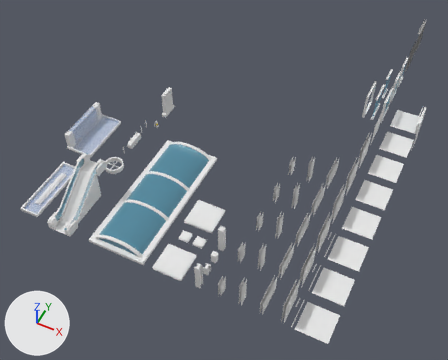
Before and after pictures for a commit that changed the Blender file Assets/VXR1161/Models/DealStealer-ModelKit.blend.
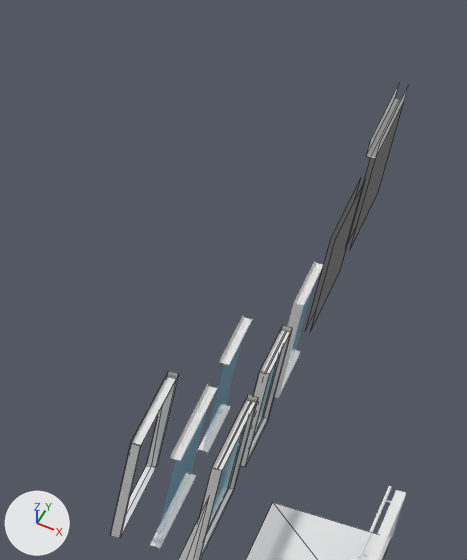
The first picture shows the older version from a camera (50 mm lens) standing at (3.1, -25.6, 47.6) and looking at (-17.6, 15.8, -4.1). The close-ups show the older and then the newer version on the part from 75% to 98% of the width and 0% to 34% of the height of that picture. Only the edits that show in the close-ups are written down. Every picture has the same lights, and +X, +Y and +Z are marked at lower left. The close-ups show mesh edges as thin lines.

In view in the first close-up: 'Concrete Wall', 'Door Frame', 'Floor Tile B.001', 'Garage Door', 'Glass Banister', 'Security Gate', 'Security Gate.Block', 'Window Wall', 'Window Wall.Bridge', 'Window Wall.Small', 'Window Wall.Small.Bridge', 'Window Wall.Small.Section'.
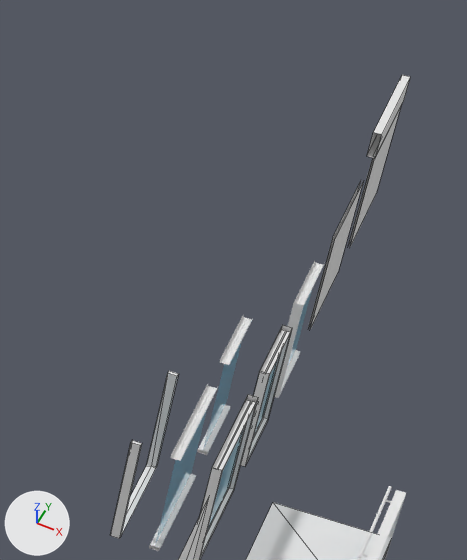
Where the newer file only moved an object's origin or applied its transform, the numbers keep the older frame.

Boxes (x1, y1, x2, y2) around the edits, measured in the close-ups (467 x 560 px; the box of a moved part takes in the faces that stretch with it):
'Garage Door', reshaped, rescaled (8% narrower): before (306, 179, 366, 332); after (308, 181, 363, 328)
'Security Gate', reshaped, rescaled (7% narrower): before (347, 102, 404, 247); after (348, 107, 401, 247)
'Security Gate.Block', reshaped (11% taller): before (367, 84, 408, 159); after (367, 75, 410, 158)
part 1 of me_cube_060, moved or reshaped: (120, 371, 178, 537) in both
part 2 of me_cube_052, rebuilt (not visible before): after (311, 183, 363, 327)
part 3 of me_cube_052, deleted: before (306, 179, 361, 329)
part 4 of me_cube_052, deleted: before (310, 179, 366, 332)
part 5 of me_cube_052, added: after (308, 181, 361, 328)
part 6 of me_cube_061, rebuilt (not visible before): after (350, 107, 401, 247)
part 7 of me_cube_061, deleted: before (347, 157, 375, 245)
part 8 of me_cube_061, deleted: before (351, 102, 404, 247)
part 9 of me_cube_061, added: after (348, 158, 375, 246)

The change, as a list of edits to the scene's bpy script:
```text
Change me_cube_060:
    used by ob_door_frame; location = (-6.0, 28.0, 0.0); scale = (0.125, 1.5, 1.5)
    verts and faces of me_cube_060; kept vertices keep their numbers, new ones are numbered from 18
    remove me_cube_060.from_pydata(...)  # 18 vertices, 15 faces; spans x -2.0..0.0, y 0.0..2.0, z 0.0..2.0
    add me_cube_060.from_pydata(...)  # 18 vertices, 14 faces; spans x -2.0..0.0, y 0.0..2.0, z 0.0..2.0
    me_cube_060 part 1
    add delete_faces([(1, 10, 11, 3), (5, 7, 12, 15), (1, 3, 7, 5)])
    add for i in [1, 3, 5, 7]: verts[i] += (0.0, 0.0, 0.06)
    add faces += [(1, 10, 15, 5), (3, 7, 12, 11)]
Change me_cube_052:
    used by ob_garage_door; location = (-4.0, 38.0, 0.0); scale = (0.0625, 1.5, 1.5)
    verts and faces of me_cube_052; kept vertices keep their numbers, new ones are numbered from 16
    remove me_cube_052.from_pydata(...)  # 16 vertices, 4 faces; spans x -2.0..0.0, y 0.0..2.0, z 0.0..2.0
    add me_cube_052.from_pydata(...)  # 8 vertices, 2 faces; spans x -0.09..-0.03, y 0.1..2.9, z 0.0..3.0
    me_cube_052 part 2: the loose piece of 4 vertices spanning x 0.0, y 0.0..2.0, z 0.0..2.0 is rebuilt with 4 vertices and now spans x -0.03, y 0.1..2.9, z 0.0..3.0
    me_cube_052 part 3: the loose piece of 4 vertices spanning x -2.0, y 0.0..2.0, z 0.0..2.0 is deleted
    me_cube_052 part 4: the loose piece of 4 vertices spanning x 0.0, y 0.0..2.0, z 0.0..2.0 is deleted
    me_cube_052 part 5
    add verts[16] = (-0.09, 0.1, 3.0)  # pixel (332, 237)
    add verts[17] = (-0.09, 2.9, 0.0)
    add verts[18] = (-0.09, 2.9, 3.0)  # pixel (361, 179)
    add verts[19] = (-0.09, 0.1, 0.0)  # pixel (307, 329)
    add faces += [(16, 18, 17, 19)]
    other edits to the shape of me_cube_052 do not show in these pictures
Change me_cube_061:
    used by ob_security_gate; location = (-4.0, 42.0, 0.0); scale = (0.0625, 1.5, 1.5)
    verts and faces of me_cube_061; kept vertices keep their numbers, new ones are numbered from 16
    remove me_cube_061.from_pydata(...)  # 16 vertices, 4 faces; spans x -2.0..0.0, y 0.0..2.0, z 0.0..2.0
    add me_cube_061.from_pydata(...)  # 8 vertices, 2 faces; spans x -0.09..-0.03, y 0.1..2.9, z 0.0..3.0
    me_cube_061 part 6: the loose piece of 4 vertices spanning x 0.0, y 0.0..2.0, z 0.0..2.0 is rebuilt with 4 vertices and now spans x -0.03, y 0.1..2.9, z 0.0..3.0
    me_cube_061 part 7: the loose piece of 4 vertices spanning x -2.0, y 0.0..2.0, z 0.0..2.0 is deleted
    me_cube_061 part 8: the loose piece of 4 vertices spanning x 0.0, y 0.0..2.0, z 0.0..2.0 is deleted
    me_cube_061 part 9
    add verts[16] = (-0.09, 0.1, 3.0)  # pixel (373, 155)
    add verts[17] = (-0.09, 2.9, 0.0)
    add verts[18] = (-0.09, 2.9, 3.0)
    add verts[19] = (-0.09, 0.1, 0.0)  # pixel (347, 247)
    add faces += [(16, 18, 17, 19)]
    other edits to the shape of me_cube_061 do not show in these pictures
Change me_cube_062:
    used by ob_security_gate_block; location = (-4.0, 42.0, 3.0); scale = (0.125, 1.5, 0.25)
    verts and faces of me_cube_062; kept vertices keep their numbers, new ones are numbered from 8
    remove me_cube_062.from_pydata(...)  # 8 vertices, 3 faces; spans x -2.0..0.0, y 0.0..2.0, z 0.0..2.0
    add me_cube_062.from_pydata(...)  # 8 vertices, 4 faces; spans x -1.92..-0.08, y 0.0..2.0, z 0.0..3.0
    me_cube_062 part 10
    add delete_vertices([*range(0, 8)])  # with the faces that use them
    add verts[8] = (-1.92, 0.0, 0.0)  # pixel (366, 156)
    add verts[9] = (-1.92, 0.0, 3.0)  # pixel (373, 132)
    add verts[10] = (-1.92, 2.0, 0.0)
    add verts[11] = (-1.92, 2.0, 3.0)  # pixel (402, 74)
    add for new, old in zip([*range(12, 16)], [*range(8, 12)]): verts[new] = verts[old] + (1.84, 0.0, 0.0)
    add faces += [(8, 9, 11, 10), (12, 14, 15, 13), (8, 10, 14, 12), (9, 13, 15, 11)]
Change ob_garage_door:
    ob_garage_door.scale: (0.0625, 1.5, 1.5) -> (1.0, 1.0, 1.0)
Change ob_security_gate:
    ob_security_gate.scale: (0.0625, 1.5, 1.5) -> (1.0, 1.0, 1.0)
```
